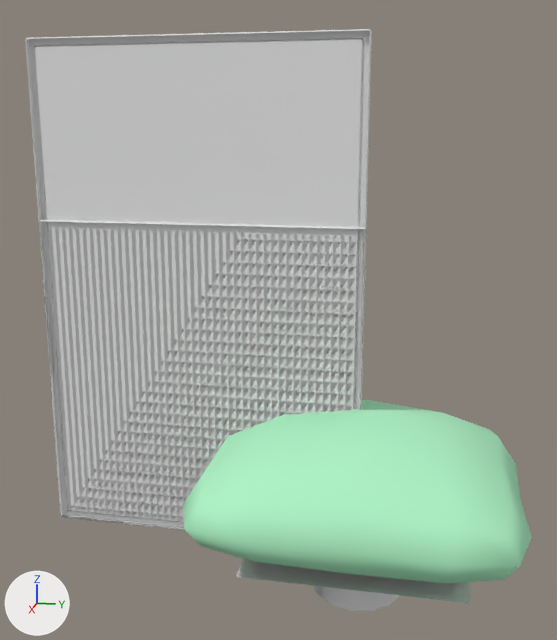
The FBX model ECOE sim/Assets/Art/Environment/Environment_Details/Environment_Details.fbx, before and after one commit.
Camera for both pictures: a camera (50 mm lens) standing at (1.109, 0.094, 0.645) and looking at (-0.005, -0.129, 0.366). Lighting does not change. The marker at lower left points along +X, +Y and +Z. The older version comes first. The same objects are shown in both versions, whatever each file hides. Where no turn or scale is listed for an object, it has been applied to the vertices.

Objects in the first picture: 'PaintingRectangular', 'PaintingSquare', 'Pillow', 'SignWarning', 'SignWashHands', 'ToiletPaper' and 2 more.
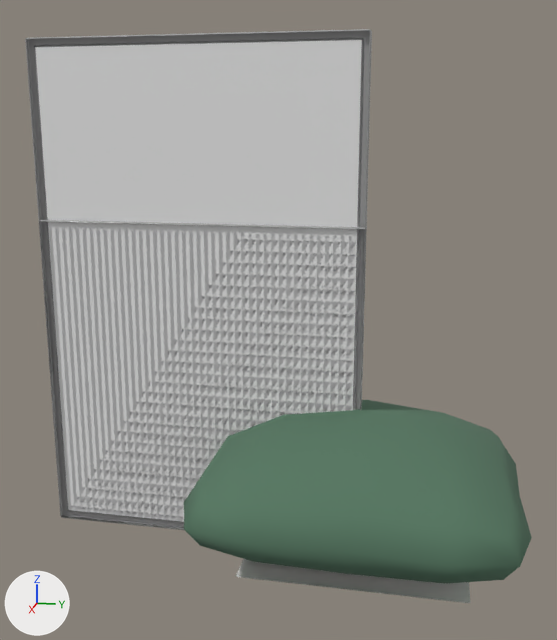
The edits, one by one:
Material 'M_Metal_Brushed' (mat_m_metal_brushed) changes colour from white #e7e7e7 to grey #a0a0a0; in linear values from (0.8, 0.8, 0.8) to (0.352, 0.352, 0.352).
Material 'M_Sofa_Cloth' (mat_m_sofa_cloth) is new.
Its base color is (0.096, 0.191, 0.124) (dark green #577963).
Its roughness is 1.0.
me_pillow_001 has 66 vertices, 64 faces and spans x -0.221..0.217, y -0.248..0.245, z 0.0..0.233.
me_pillow_001 no longer uses material mat_m_pillow_cloth (green #b1f5c8).
me_pillow_001 gains material mat_m_sofa_cloth (dark green #577963).

What differs and where, as boxes (x1, y1, x2, y2) in the pictures (557 x 640 px):
'Pillow', recoloured (green to dark green): (184, 400, 532, 583) in both
